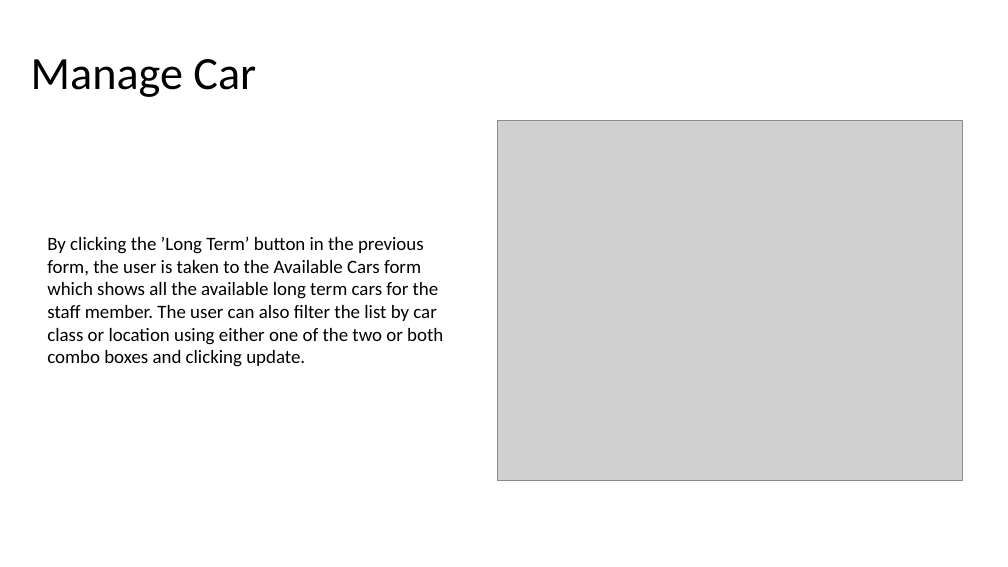
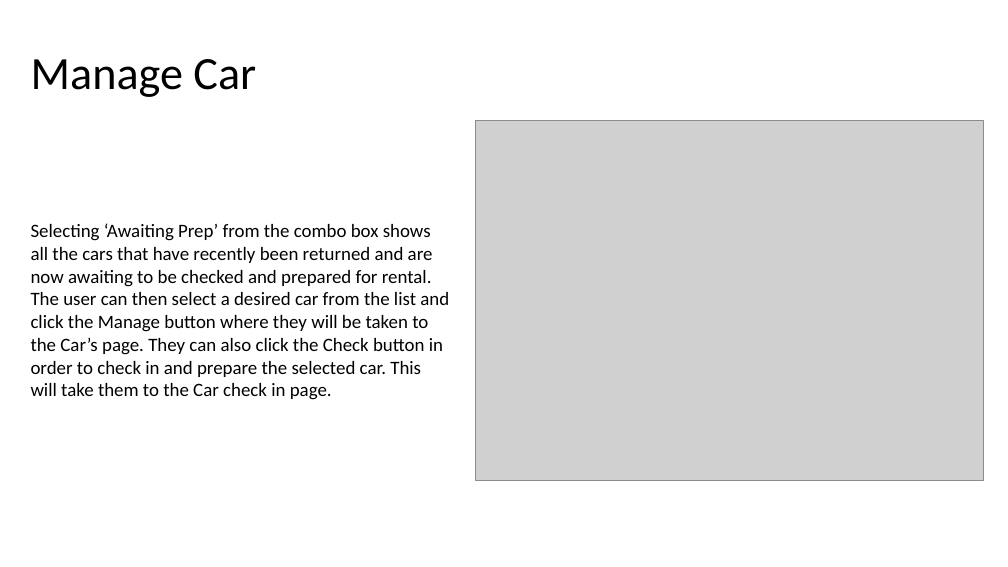
Before and after one commit to DanDecrypted/UniSystems, a slide deck: slide 11 of Walkthrough.pptx (slide 10 before the commit). Drawn at 1008x567 pixels with LibreOffice and Linux fonts; fonts in the diff are those of the drawing; grey boxes stand for pictures. Boxes give left, top, right and bottom in pixels: in the first picture for what was removed or moved away, otherwise in the second. Text is boxed around its words. In the diff, an @@ line names an element or a change of style, - is before the commit and + after.

```diff
--- a/Walkthrough.pptx
+++ b/Walkthrough.pptx
@@ picture: place and size @@
-picture at [498, 121, 963, 481]
+picture at [476, 121, 983, 481]
@@ text at [31, 223, 449, 400]: text changed @@
-By clicking the ’Long Term’ button in the previous form, the user is taken to the Available Cars form which shows all the available long term cars for the staff member. The user can also filter the list by car class or location using either one of the two or both combo boxes and clicking update.
+Selecting ‘Awaiting Prep’ from the combo box shows all the cars that have recently been returned and are now awaiting to be checked and prepared for rental. The user can then select a desired car from the list and click the Manage button where they will be taken to the Car’s page. They can also click the Check button in order to check in and prepare the selected car. This will take them to the Car check in page.
```
Also in this commit, not shown: 1 other slide changed, 11 slides added, 4 other files.
